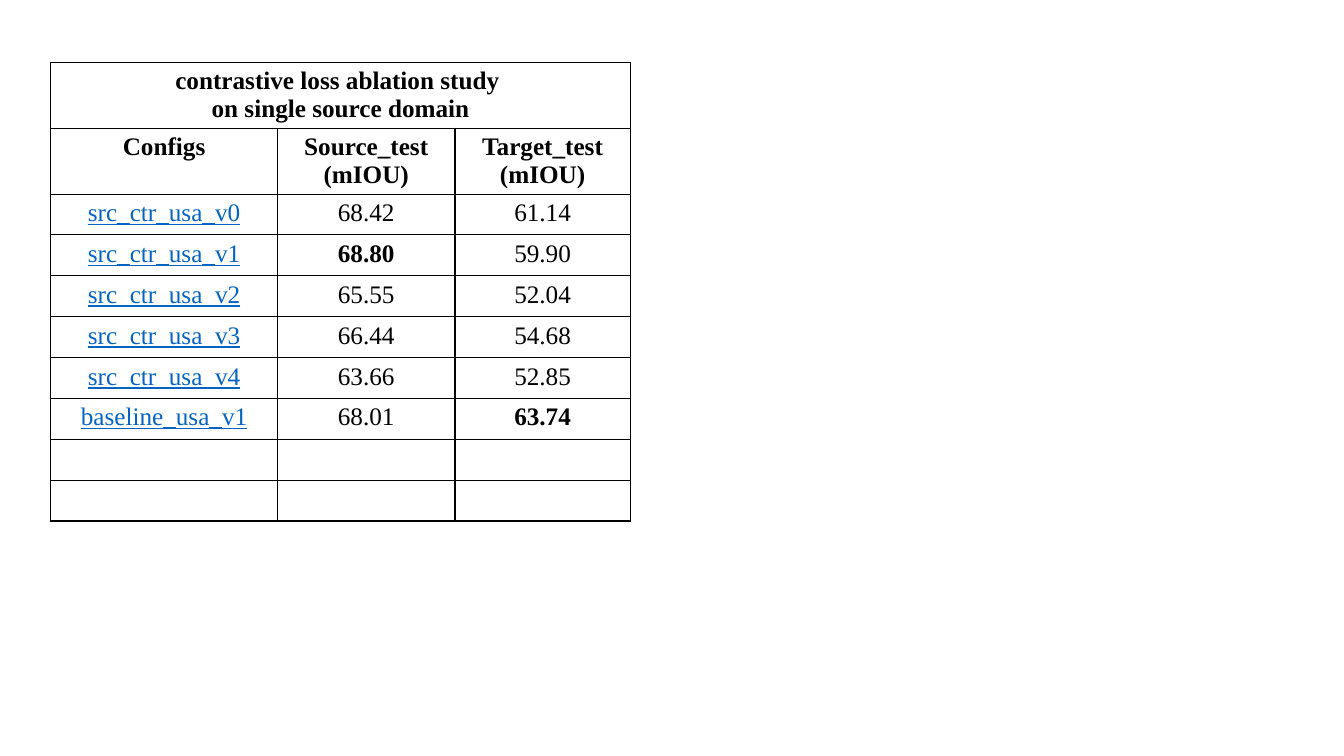
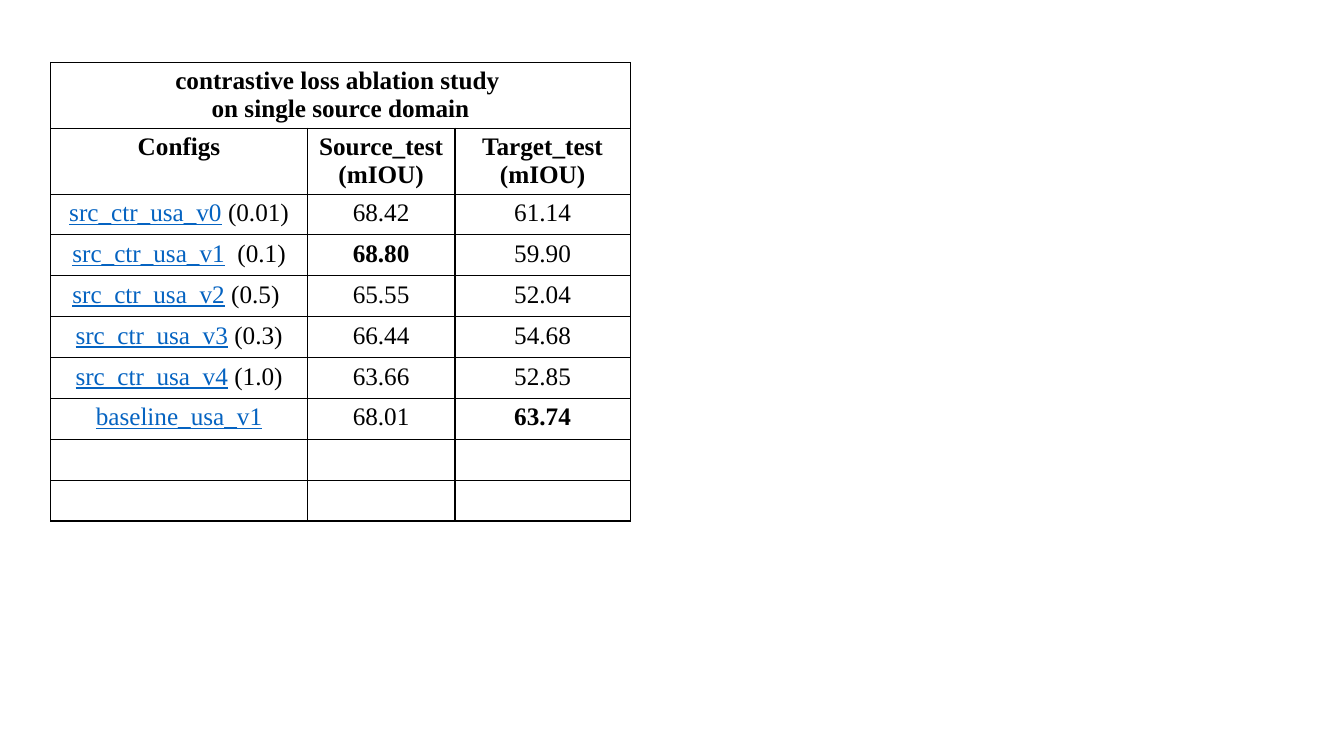
Before and after one commit to XYHC-MMDA/Multi-modal-Multi-task-DA, a slide deck: slide 8 of demo/latest.pptx. Drawn at 1344x756 pixels with LibreOffice and Linux fonts; fonts in the diff are those of the drawing. Boxes give left, top, right and bottom in pixels: in the first picture for what was removed or moved away, otherwise in the second. Text is boxed around its words. In the diff, an @@ line names an element or a change of style, - is before the commit and + after.

```diff
--- a/demo/latest.pptx
+++ b/demo/latest.pptx
@@ table at (50, 63, 630, 530) @@
-row 3, column 1: src_ctr_usa_v0
+row 3, column 1: src_ctr_usa_v0 (0.01)
-row 4, column 1: src_ctr_usa_v1
+row 4, column 1: src_ctr_usa_v1 (0.1)
-row 5, column 1: src_ctr_usa_v2
+row 5, column 1: src_ctr_usa_v2 (0.5)
-row 6, column 1: src_ctr_usa_v3
+row 6, column 1: src_ctr_usa_v3 (0.3)
-row 7, column 1: src_ctr_usa_v4
+row 7, column 1: src_ctr_usa_v4 (1.0)
```
Also in this commit, not shown: 2 other files.
